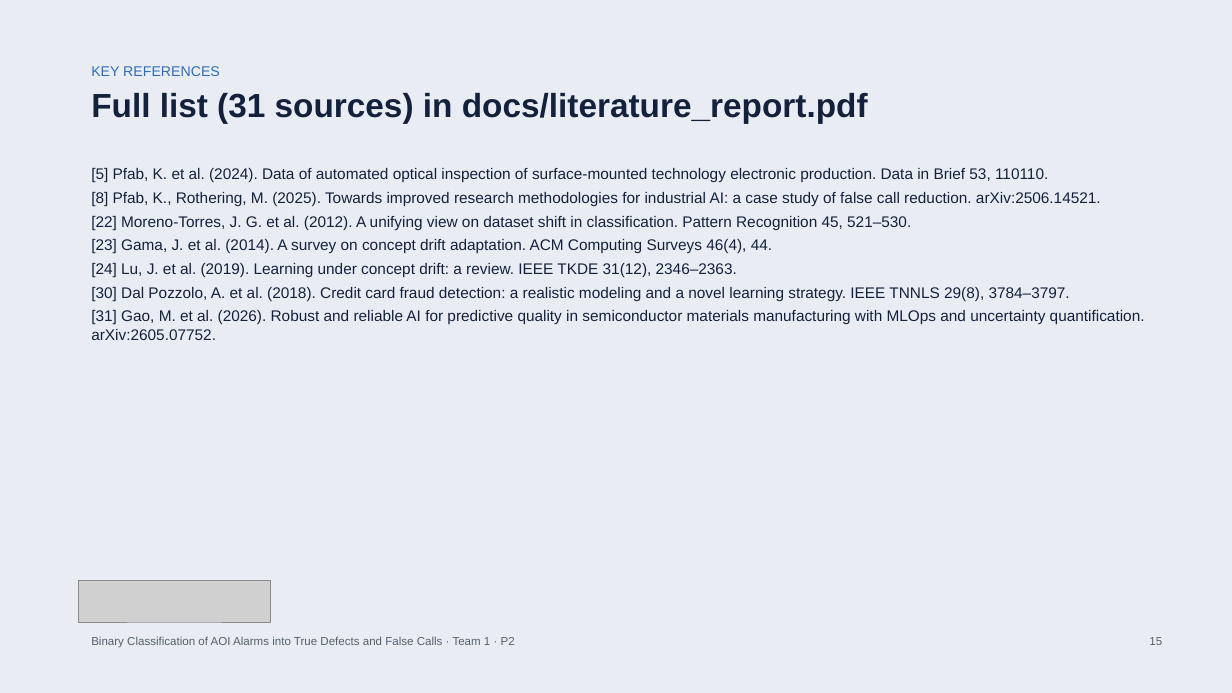
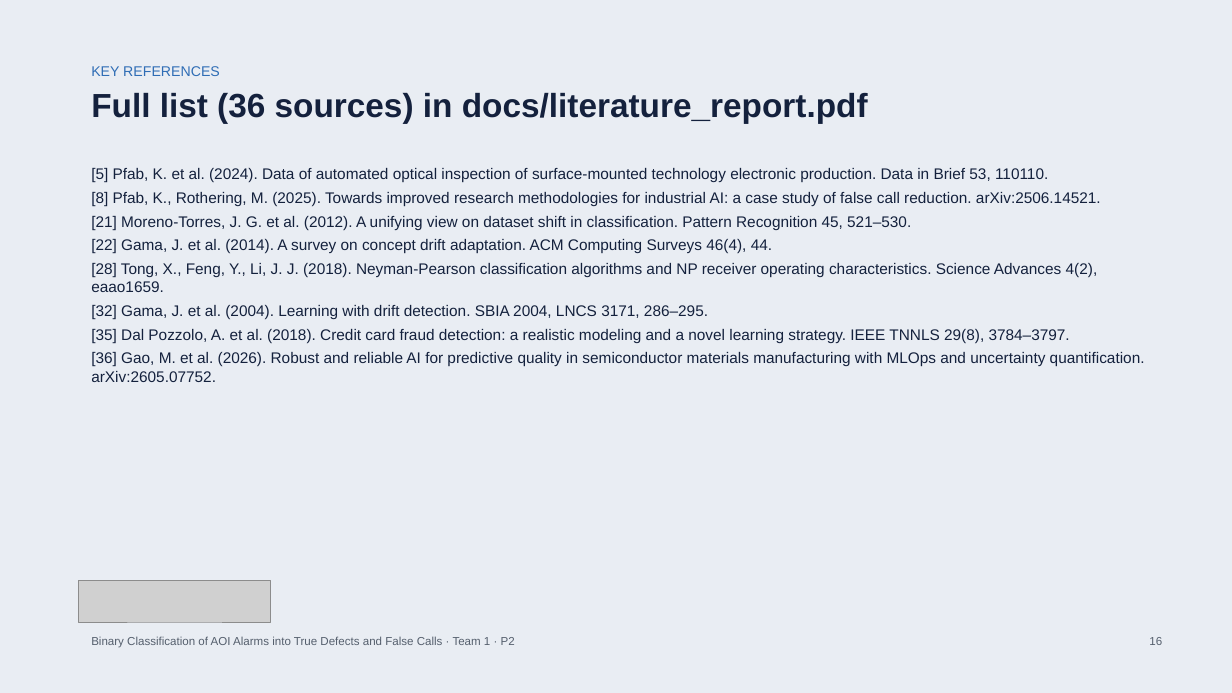
Before and after one commit to bodhi584/aoi-false-call-classification, a slide deck: slide 16 of docs/slides_p2.pptx (slide 15 before the commit). Drawn at 1232x693 pixels with LibreOffice and Linux fonts; fonts in the diff are those of the drawing; grey boxes stand for pictures. Boxes give left, top, right and bottom in pixels: in the first picture for what was removed or moved away, otherwise in the second. Text is boxed around its words. In the diff, an @@ line names an element or a change of style, - is before the commit and + after.

Commit message:
Methods for the two next steps (threshold, drift): 5 new sources, switches table; slides renumbered (#32, #36)

```diff
--- a/docs/slides_p2.pptx
+++ b/docs/slides_p2.pptx
@@ text at bbox=[91, 93, 868, 124]: text changed @@
-Full list (31 sources) in docs/literature_report.pdf
+Full list (36 sources) in docs/literature_report.pdf
@@ text at bbox=[91, 216, 1145, 382]: text changed @@
-[22] Moreno-Torres, J. G. et al. (2012). A unifying view on dataset shift in classification. Pattern Recognition 45, 521–530.
-[23] Gama, J. et al. (2014). A survey on concept drift adaptation. ACM Computing Surveys 46(4), 44.
-[24] Lu, J. et al. (2019). Learning under concept drift: a review. IEEE TKDE 31(12), 2346–2363.
-[30] Dal Pozzolo, A. et al. (2018). Credit card fraud detection: a realistic modeling and a novel learning strategy. IEEE TNNLS 29(8), 3784–3797.
-[31] Gao, M. et al. (2026). Robust and reliable AI for predictive quality in semiconductor materials manufacturing with MLOps and uncertainty quantification. arXiv:2605.07752.
+[21] Moreno-Torres, J. G. et al. (2012). A unifying view on dataset shift in classification. Pattern Recognition 45, 521–530.
+[22] Gama, J. et al. (2014). A survey on concept drift adaptation. ACM Computing Surveys 46(4), 44.
+[28] Tong, X., Feng, Y., Li, J. J. (2018). Neyman-Pearson classification algorithms and NP receiver operating characteristics. Science Advances 4(2), eaao1659.
+[32] Gama, J. et al. (2004). Learning with drift detection. SBIA 2004, LNCS 3171, 286–295.
+[35] Dal Pozzolo, A. et al. (2018). Credit card fraud detection: a realistic modeling and a novel learning strategy. IEEE TNNLS 29(8), 3784–3797.
+[36] Gao, M. et al. (2026). Robust and reliable AI for predictive quality in semiconductor materials manufacturing with MLOps and uncertainty quantification. arXiv:2605.07752.
```
Also in this commit, not shown: 9 other slides changed, 1 slide added, 5 other files.
